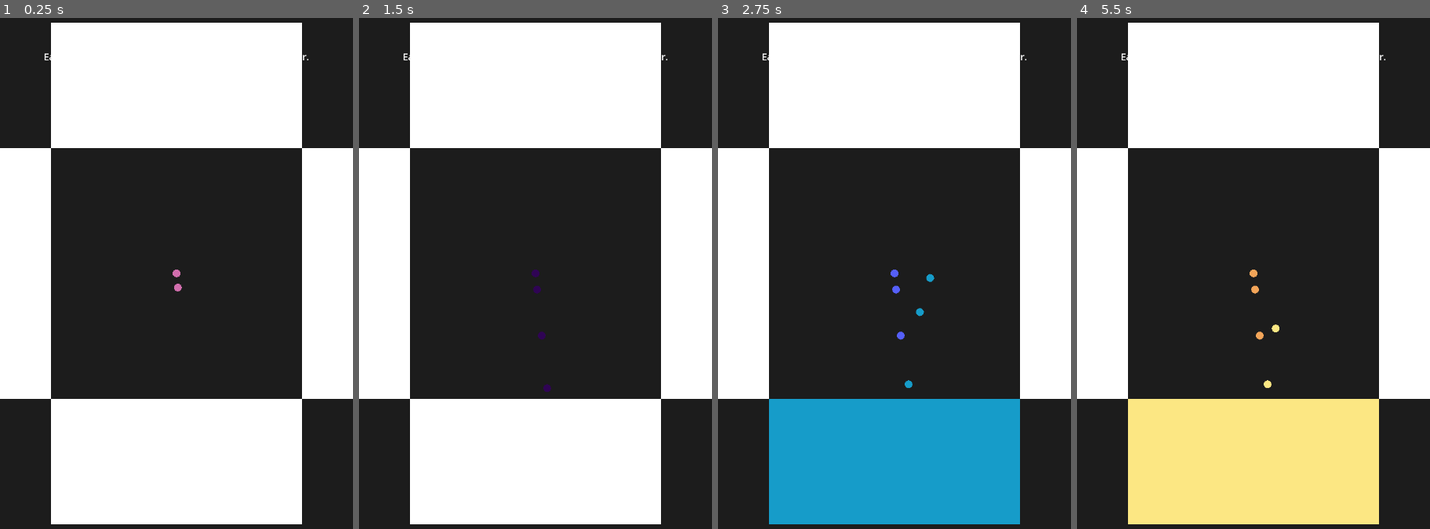
Above: before the commit, frames 1-4 (left to right).
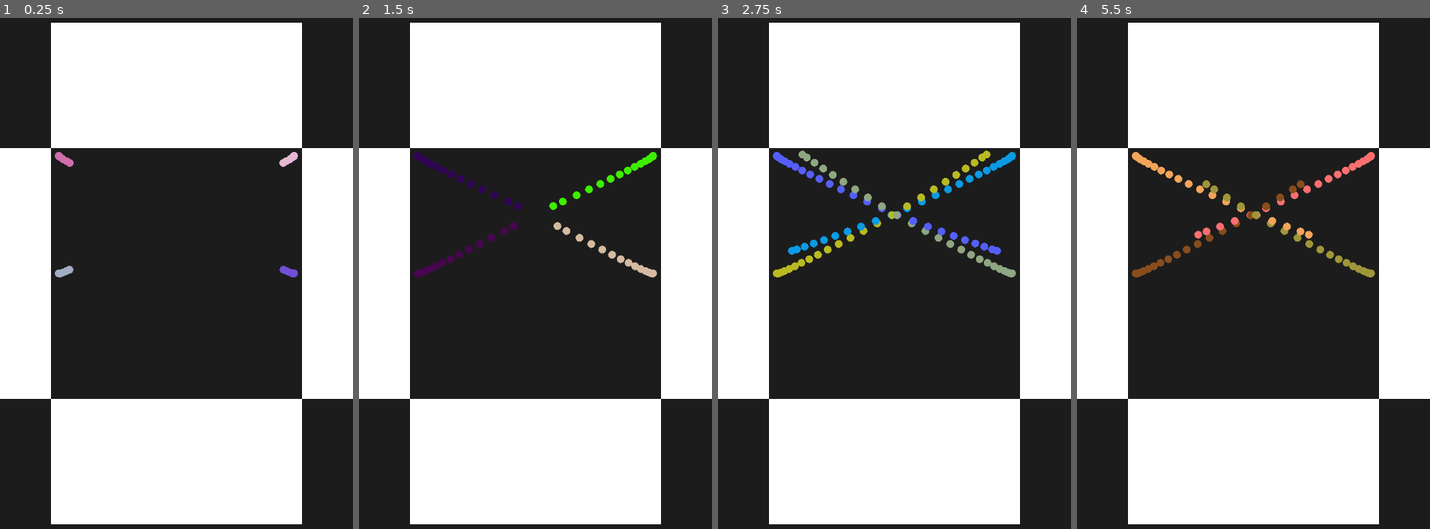
Above: after the commit, the same moments.

Repository: jacoblhughes/godot-testing
Game: Godot game, scene res://shooting_ball/shooting_ball_level.tscn
Two runs of this game, one before a commit and one after it. Both use one fixed random seed, a clock stepped at 60 frames per second and the inputs below.
Inputs:
- Up to frame 1 (0.25 s): no input
- Up to frame 2 (1.5 s): tap Enter (ui_accept) at 0.5, 0.77 s
- Up to frame 3 (2.75 s): tap Enter (ui_accept) at 1.52 s
- Up to frame 4 (5.5 s): tap Enter (ui_accept) at 3.02, 3.77, 4.52 s

The runs differ from the first frame. In frame 1, 0.4% of the frame differs, in the area x 12-88%, y 6-54%; in frame 2, 1.5%; in frame 3, 20%, in the area x 12-88%, y 6-100%; in frame 4, 19%.

Commit message:
more

Diff:
--- /dev/null
+++ b/circle-bounce-test/shooting_ball/gravity.gd
@@ -0,0 +1,17 @@
+extends Area2D
+
+
+# Called when the node enters the scene tree for the first time.
+func _ready():
+#	collision_shape = $CollisionShape2D
+#	set_gravity_point_center(Vector2(collision_shape.shape.get_rect().size.x/2,collision_shape.shape.get_rect().size.y/2))
+#	print(collision_shape.shape.get_rect().size.x/2)
+#	var shape_center = collision_shape.get_shape().get_center()
+#	set_gravity_point_center(shape_center)
+
+	pass # Replace with function body.
+
+
+# Called every frame. 'delta' is the elapsed time since the previous frame.
+func _process(delta):
+	pass
--- /dev/null
+++ b/circle-bounce-test/shooting_ball/gravity.tscn
@@ -0,0 +1,16 @@
+[gd_scene load_steps=3 format=3 uid="uid://b6mkopwg1p257"]
+
+[ext_resource type="Script" path="res://shooting_ball/gravity.gd" id="1_jvmao"]
+
+[sub_resource type="RectangleShape2D" id="RectangleShape2D_rckfl"]
+size = Vector2(512, 512)
+
+[node name="Gravity" type="Area2D" groups=["gravity"]]
+position = Vector2(104, 384)
+gravity_space_override = 3
+gravity_point = true
+script = ExtResource("1_jvmao")
+
+[node name="CollisionShape2D" type="CollisionShape2D" parent="."]
+position = Vector2(256, 256)
+shape = SubResource("RectangleShape2D_rckfl")
--- a/circle-bounce-test/shooting_ball/shooting_ball.gd
+++ b/circle-bounce-test/shooting_ball/shooting_ball.gd
@@ -36,6 +36,6 @@
 	if body is Wall:
 		body.get_node("AudioStreamPlayer").play()
 		sprite.modulate = random_color
-		linear_velocity *= 1.05
+#		linear_velocity *= 1.05
 #		wall_collision.emit(position,linear_velocity)
 	pass
--- a/circle-bounce-test/shooting_ball/shooting_ball_level.gd
+++ b/circle-bounce-test/shooting_ball/shooting_ball_level.gd
@@ -13,14 +13,26 @@
 var ball_elements: Array
 var shooting_ball_scene = preload("res://shooting_ball/shooting_ball.tscn")
 var shooting_ball_instance
-
+var grav_elements: Array
+var collision_shape: CollisionShape2D
 func _ready():
 	wall_elements = get_tree().get_nodes_in_group("wall")
 	load_sounds_and_assign_to_walls()
 	ball_elements = get_tree().get_nodes_in_group("ball")
 	for element in ball_elements:
 		element.wall_collision.connect(_on_wall_collision)
+	grav_elements = get_tree().get_nodes_in_group("gravity")
 
+	for i in len(grav_elements):
+		print(i)
+		collision_shape = grav_elements[i].get_node("CollisionShape2D")
+		print(collision_shape)
+		if i==0:
+			grav_elements[i].set_gravity_point_center(Vector2(collision_shape.shape.get_rect().size.x/2,collision_shape.shape.get_rect().size.y/2))
+			print(grav_elements[i].get_gravity_point_center())
+		elif i==1:
+			grav_elements[i].set_gravity_point_center(Vector2(collision_shape.shape.get_rect().size.x/2,collision_shape.shape.get_rect().size.y/4))
+			print(grav_elements[i].get_gravity_point_center())
 func load_sounds_and_assign_to_walls():
 	for i in range(wall_elements.size()):
 		var sound_index = i % sound_files.size()
--- a/circle-bounce-test/shooting_ball/shooting_ball_level.tscn
+++ b/circle-bounce-test/shooting_ball/shooting_ball_level.tscn
@@ -1,8 +1,9 @@
-[gd_scene load_steps=4 format=3 uid="uid://x64pbohanpqy"]
+[gd_scene load_steps=5 format=3 uid="uid://x64pbohanpqy"]
 
 [ext_resource type="Script" path="res://shooting_ball/shooting_ball_level.gd" id="1_wgfrl"]
 [ext_resource type="PackedScene" uid="uid://bo74c7cne8mnx" path="res://wall/square_wall.tscn" id="2_01lt2"]
 [ext_resource type="PackedScene" uid="uid://c3dfpfs6n2r1n" path="res://shooting_ball/shooting_ball.tscn" id="3_ovoes"]
+[ext_resource type="PackedScene" uid="uid://b6mkopwg1p257" path="res://shooting_ball/gravity.tscn" id="4_axndw"]
 
 [node name="ShootingBallLevel" type="Node2D"]
 metadata/_edit_vertical_guides_ = [360.0, 160.0, 184.0, 160.0, -120.0, 104.0]
@@ -26,21 +27,32 @@
 rotation = 1.5708
 
 [node name="Label" type="Label" parent="Game"]
-offset_left = 72.0
-offset_top = 152.0
-offset_right = 648.0
-offset_bottom = 240.0
+offset_left = 104.0
+offset_top = 128.0
+offset_right = 616.0
+offset_bottom = 384.0
 theme_override_font_sizes/font_size = 20
-text = "SLIGHT FLASHING WARNING ON THIS ONE.
-Each bounce increases the speed and changes the color. First ball spawns another. "
+text = "Four balls, each in top corners and sides. Gravity in center and one more location, can you guess?"
 horizontal_alignment = 1
 vertical_alignment = 1
 autowrap_mode = 2
 
 [node name="Timer" type="Timer" parent="Game"]
-wait_time = 0.25
+wait_time = 0.05
 autostart = true
 
 [node name="ShootingBall" parent="Game" instance=ExtResource("3_ovoes")]
-position = Vector2(360, 640)
-constant_force = Vector2(100, 0)
+position = Vector2(120, 400)
+
+[node name="ShootingBall2" parent="Game" instance=ExtResource("3_ovoes")]
+position = Vector2(600, 400)
+
+[node name="ShootingBall3" parent="Game" instance=ExtResource("3_ovoes")]
+position = Vector2(120, 640)
+
+[node name="ShootingBall4" parent="Game" instance=ExtResource("3_ovoes")]
+position = Vector2(600, 640)
+
+[node name="Gravity" parent="Game" instance=ExtResource("4_axndw")]
+
+[node name="Gravity2" parent="Game" instance=ExtResource("4_axndw")]
